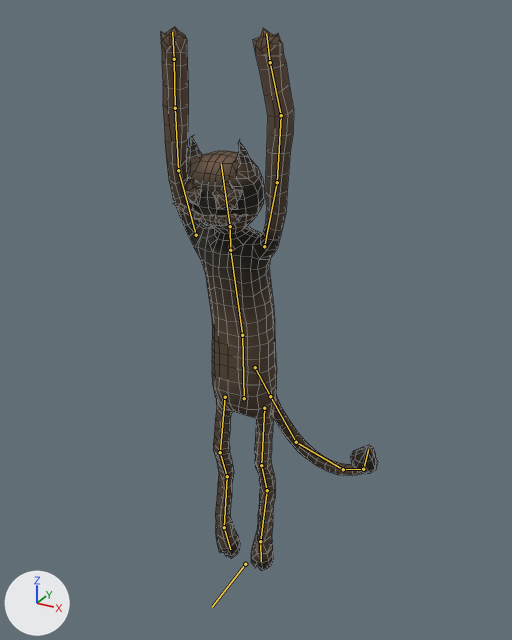
An edit to the Blender file actors/characters/enemies/bosses/greed/greed.blend, drawn before and after from the same camera.
Rendered twice from a 50 mm lens placed at (4.34, -7.56, 8.02), pointed at (-0.02, 0.36, 4.06). The lights are fixed; the arrows at lower left show +X, +Y and +Z. The bones that bend it are drawn over the model as lines. Mesh edges are drawn as thin lines.

Names of what the first picture shows: 'greed'.
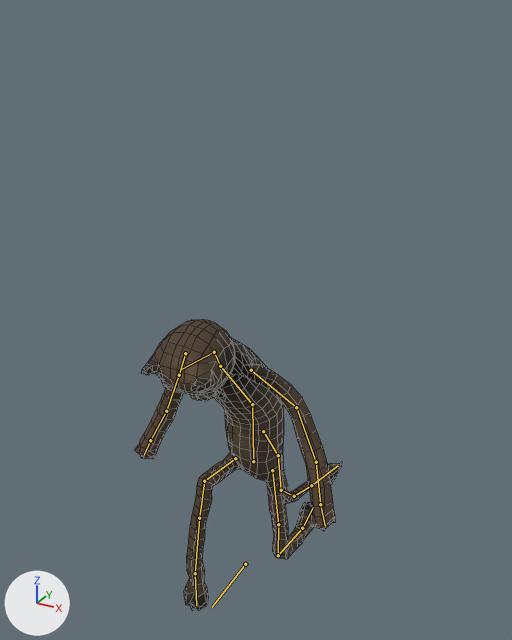
The newer file adds an action. The first version stands in its rest pose; the second is drawn at frame 1 of the action 'Kneel'.

Location of each change, (x1, y1, x2, y2) in pixels of the pictures (512 x 640 px):
'greed', posed (46% shorter): before (160, 27, 378, 571); after (134, 319, 342, 611)
bone 'hip', root to tip: before (244, 398) to (242, 335); after (253, 461) to (252, 404)
bone 'thigh_l', root to tip: before (264, 408) to (261, 465); after (272, 470) to (278, 524)
bone 'knee_l', root to tip: before (261, 465) to (267, 490); after (278, 524) to (278, 555)
bone 'leg_l', root to tip: before (267, 490) to (260, 541); after (278, 555) to (302, 528)
bone 'foot_l', root to tip: before (260, 541) to (261, 561); after (302, 528) to (313, 507)
bone 'torso', root to tip: before (242, 335) to (230, 250); after (252, 404) to (220, 366)
bone 'arm_l', root to tip: before (264, 246) to (277, 182); after (251, 370) to (296, 407)
bone 'elbow_l', root to tip: before (277, 182) to (281, 115); after (296, 407) to (316, 462)
bone 'head', root to tip: before (230, 226) to (221, 163); after (214, 352) to (181, 369)
bone 'arm_r', root to tip: before (196, 235) to (178, 170); after (185, 353) to (179, 375)
bone 'elbow_r', root to tip: before (178, 170) to (175, 108); after (179, 375) to (166, 411)
bone 'tail_2', root to tip: before (270, 396) to (296, 442); after (278, 455) to (281, 490)
bone 'tail_3', root to tip: before (296, 442) to (343, 469); after (281, 490) to (294, 496)
bone 'thigh_r', root to tip: before (225, 397) to (220, 452); after (235, 458) to (204, 481)
bone 'knee_r', root to tip: before (220, 452) to (227, 476); after (204, 481) to (199, 518)
bone 'leg_r', root to tip: before (227, 476) to (224, 527); after (199, 518) to (195, 573)
bone 'foot_r', root to tip: before (224, 527) to (230, 549); after (195, 573) to (196, 605)

Edits to the bpy script that builds the scene:
```text
Change bone_hip:
    where bone_hip = bpy.data.objects['Rig'].pose.bones['hip']  # child of 'root'
    bone_hip.location: (0.0, 0.0, 0.0) -> (0.01, -1.21, -0.22)
Change bone_thigh_l:
    where bone_thigh_l = bpy.data.objects['Rig'].pose.bones['thigh_l']  # child of 'hip'
    bone_thigh_l.rotation_quaternion: (1.0, 0.0, 0.0, 0.0) -> (0.995, 0.012, -0.062, -0.079)  # degrees (0, 0, 0) -> degrees (2, -7, -9)
Change bone_knee_l:
    where bone_knee_l = bpy.data.objects['Rig'].pose.bones['knee_l']  # child of 'thigh_l'
    bone_knee_l.rotation_quaternion: (1.0, 0.0, 0.0, 0.0) -> (0.975, -0.19, 0.107, 0.045)  # degrees (0, 0, 0) -> degrees (-22, 13, 3)
Change bone_leg_l:
    where bone_leg_l = bpy.data.objects['Rig'].pose.bones['leg_l']  # child of 'knee_l'
    bone_leg_l.rotation_quaternion: (1.0, 0.0, 0.0, 0.0) -> (0.54, 0.84, -0.041, -0.017)  # degrees (0, 0, 0) -> degrees (115, -1, -5)
Change bone_foot_l:
    where bone_foot_l = bpy.data.objects['Rig'].pose.bones['foot_l']  # child of 'leg_l'
    bone_foot_l.rotation_quaternion: (1.0, 0.0, 0.0, 0.0) -> (0.998, -0.07, -0.008, -0.002)  # degrees (0, 0, 0) -> degrees (-8, -1, 0)
Change bone_torso:
    where bone_torso = bpy.data.objects['Rig'].pose.bones['torso']  # child of 'hip'
    bone_torso.rotation_quaternion: (1.0, 0.0, 0.0, 0.0) -> (0.971, 0.24, 0.0, 0.0)  # degrees (0, 0, 0) -> degrees (28, 0, 0)
Change bone_arm_l:
    where bone_arm_l = bpy.data.objects['Rig'].pose.bones['arm_l']  # child of 'torso'
    bone_arm_l.rotation_quaternion: (1.0, 0.0, 0.0, 0.0) -> (0.196, 0.805, 0.362, -0.427)  # degrees (0, 0, 0) -> degrees (-1, 124, -132)
Change bone_elbow_l:
    where bone_elbow_l = bpy.data.objects['Rig'].pose.bones['elbow_l']  # child of 'arm_l'
    bone_elbow_l.rotation_quaternion: (1.0, 0.0, 0.0, 0.0) -> (0.973, -0.147, -0.058, 0.171)  # degrees (0, 0, 0) -> degrees (-18, -4, 20)
Change bone_head:
    where bone_head = bpy.data.objects['Rig'].pose.bones['head']  # child of 'neck'
    bone_head.rotation_quaternion: (1.0, 0.0, 0.0, 0.0) -> (0.94, 0.335, -0.029, -0.048)  # degrees (0, 0, 0) -> degrees (39, -1, -6)
Change bone_arm_r:
    where bone_arm_r = bpy.data.objects['Rig'].pose.bones['arm_r']  # child of 'torso'
    bone_arm_r.rotation_quaternion: (1.0, 0.0, 0.0, 0.0) -> (0.329, 0.344, -0.142, 0.868)  # degrees (0, 0, 0) -> degrees (-2, -44, 139)
Change bone_elbow_r:
    where bone_elbow_r = bpy.data.objects['Rig'].pose.bones['elbow_r']  # child of 'arm_r'
    bone_elbow_r.rotation_quaternion: (1.0, 0.0, 0.0, 0.0) -> (0.942, 0.248, 0.226, 0.002)  # degrees (0, 0, 0) -> degrees (31, 25, 7)
Change bone_tail_2:
    where bone_tail_2 = bpy.data.objects['Rig'].pose.bones['tail_2']  # child of 'tail_1'
    bone_tail_2.rotation_quaternion: (1.0, 0.0, 0.0, 0.0) -> (0.962, 0.253, -0.096, 0.039)  # degrees (0, 0, 0) -> degrees (29, -12, 2)
Change bone_tail_3:
    where bone_tail_3 = bpy.data.objects['Rig'].pose.bones['tail_3']  # child of 'tail_2'
    bone_tail_3.rotation_quaternion: (1.0, 0.0, 0.0, 0.0) -> (0.812, 0.307, -0.347, -0.354)  # degrees (0, 0, 0) -> degrees (53, -20, -57)
Change bone_thigh_r:
    where bone_thigh_r = bpy.data.objects['Rig'].pose.bones['thigh_r']  # child of 'hip'
    bone_thigh_r.rotation_quaternion: (1.0, 0.0, 0.0, 0.0) -> (0.702, -0.711, 0.025, -0.022)  # degrees (0, 0, 0) -> degrees (-91, 0, -4)
Change bone_knee_r:
    where bone_knee_r = bpy.data.objects['Rig'].pose.bones['knee_r']  # child of 'thigh_r'
    bone_knee_r.rotation_quaternion: (1.0, 0.0, 0.0, 0.0) -> (0.87, 0.491, -0.001, 0.042)  # degrees (0, 0, 0) -> degrees (59, -2, 4)
Change bone_leg_r:
    where bone_leg_r = bpy.data.objects['Rig'].pose.bones['leg_r']  # child of 'knee_r'
    bone_leg_r.rotation_quaternion: (1.0, 0.0, 0.0, 0.0) -> (0.973, 0.23, 0.016, -0.017)  # degrees (0, 0, 0) -> degrees (27, 2, -2)
Change bone_foot_r:
    where bone_foot_r = bpy.data.objects['Rig'].pose.bones['foot_r']  # child of 'leg_r'
    bone_foot_r.rotation_quaternion: (1.0, 0.0, 0.0, 0.0) -> (0.985, -0.164, -0.061, -0.003)  # degrees (0, 0, 0) -> degrees (-19, -7, 1)
```
